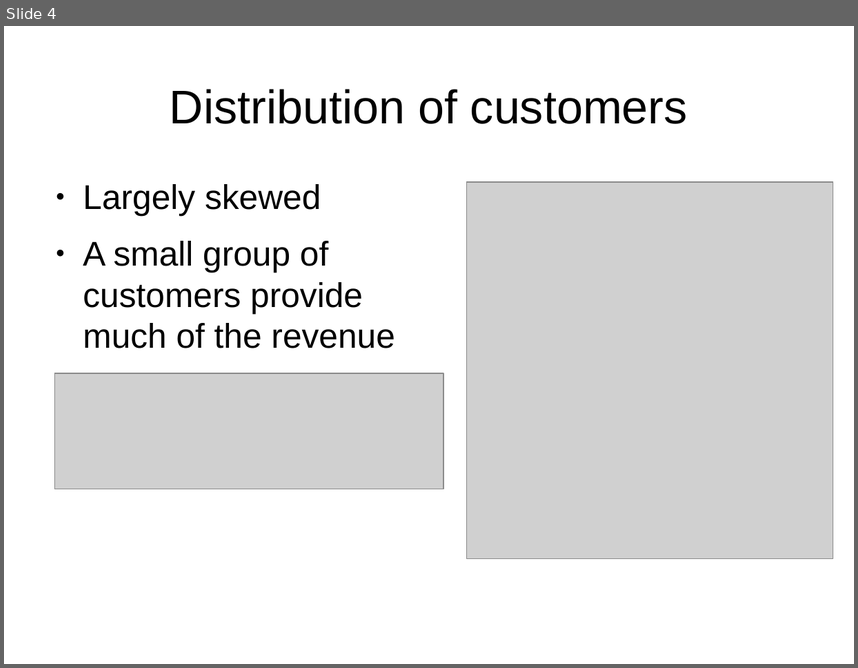
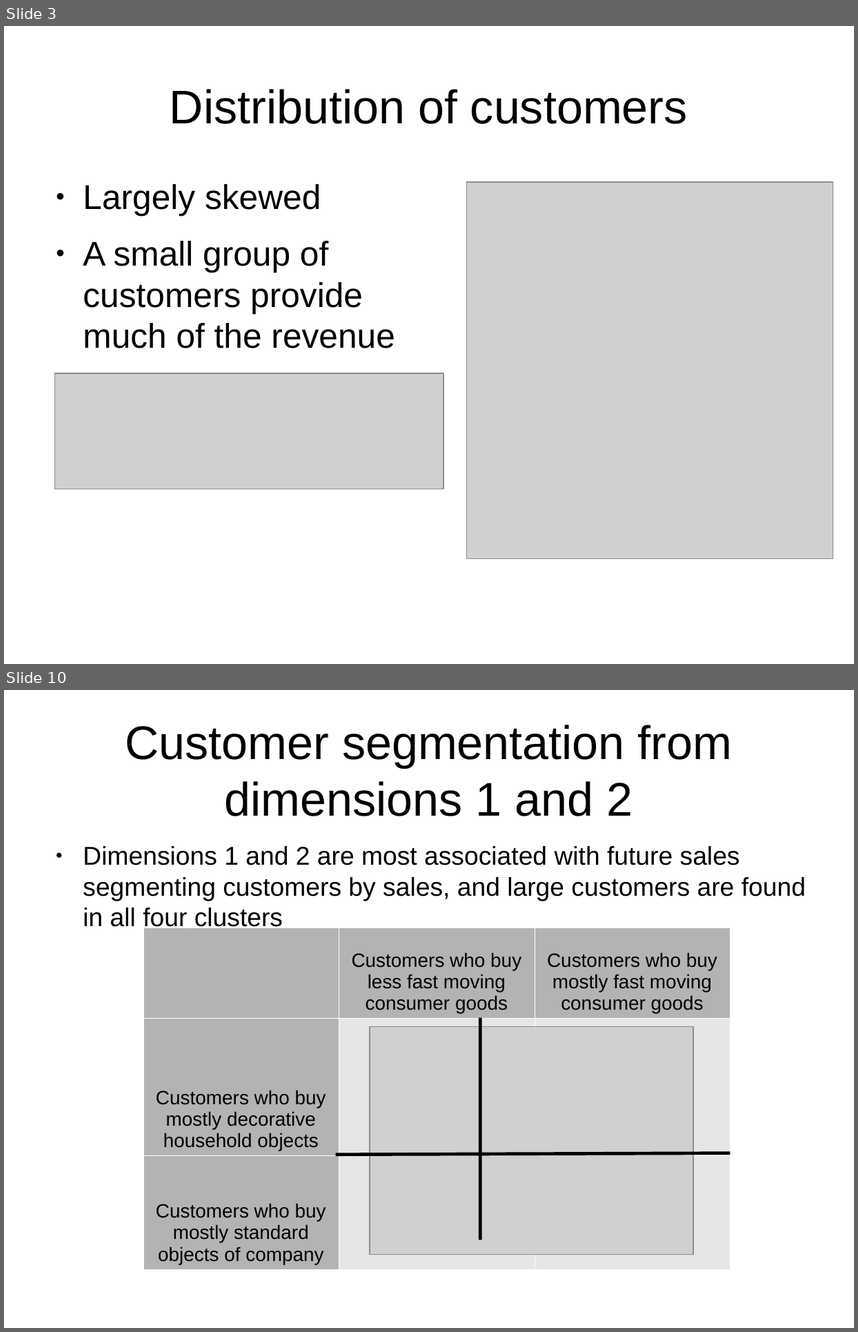
Before and after one commit to leexa90/E-commece-Data-Science, a slide deck: Present.odp. Shown one above the other, each under a label of ours: slide 4 before the commit, slides 3 and 10 after it; the slides between them are not shown. The pictures are 858x668 and 858x1332 pixels, drawn with LibreOffice and Linux fonts; fonts in the diff are those of the drawing; grey boxes stand for pictures. Boxes give left, top, right and bottom in pixels: in the first picture for what was removed or moved away, otherwise in the second. Text is boxed around its words. In the diff, an @@ line names an element or a change of style, - is before the commit and + after.

```diff
--- a/Present.odp
+++ b/Present.odp
@@ slide 10 added at (4,690,854,1328), background #FFFFFF @@
@@ title added at (125,724,732,816), 44 pt, text #000000 @@
+Customer segmentation from dimensions 1 and 2
@@ text added at (83,846,806,931), 24 pt, text #000000 @@
+● Dimensions 1 and 2 are most associated with future sales segmenting customers by sales, and large customers are found in all four clusters
@@ table added at (143,927,731,1270), 3 rows, 3 columns @@
+ | Customers who buy less fast moving consumer goods | Customers who buy mostly fast moving consumer goods
+Customers who buy mostly decorative household objects |  | 
+Customers who buy mostly standard objects of company |  | 
@@ line added from (481, 1018) to (481, 1239), #000000 3 pt @@
@@ picture added at (370,1026,693,1254) @@
@@ line added from (336, 1154) to (731, 1153), #000000 3 pt @@
@@ what was slide 4 is now slide 3 @@
```
Also in this commit, not shown: 3 slides changed, 5 other slides added, 4 slides removed, 2 other files.
